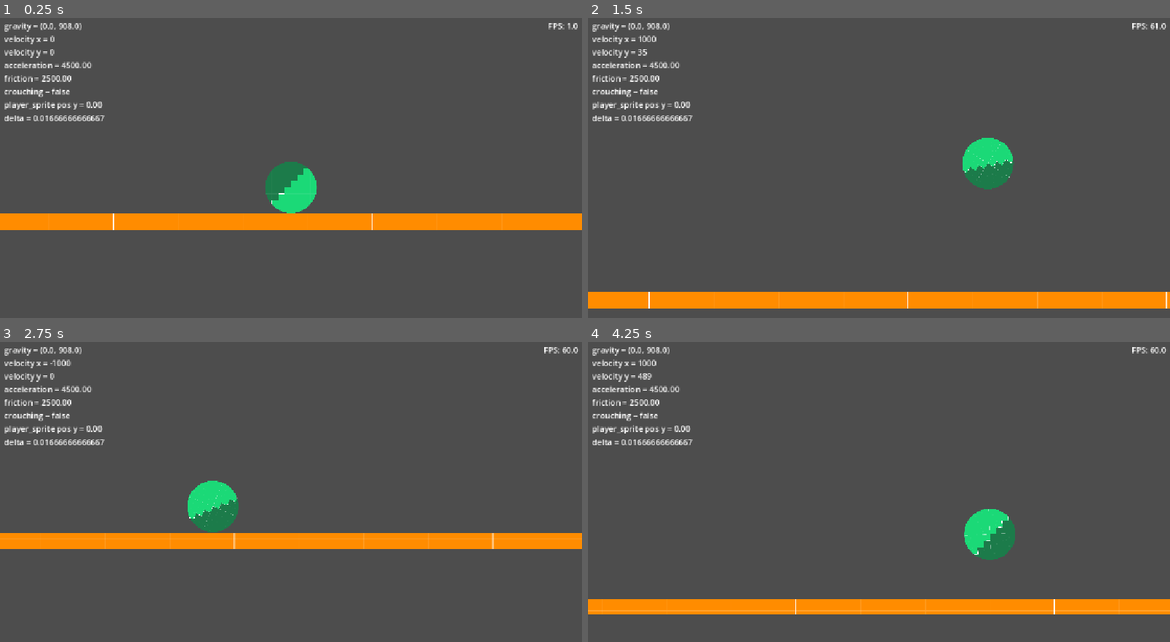
Above: before the commit, frames 1-4 (two rows, left to right).
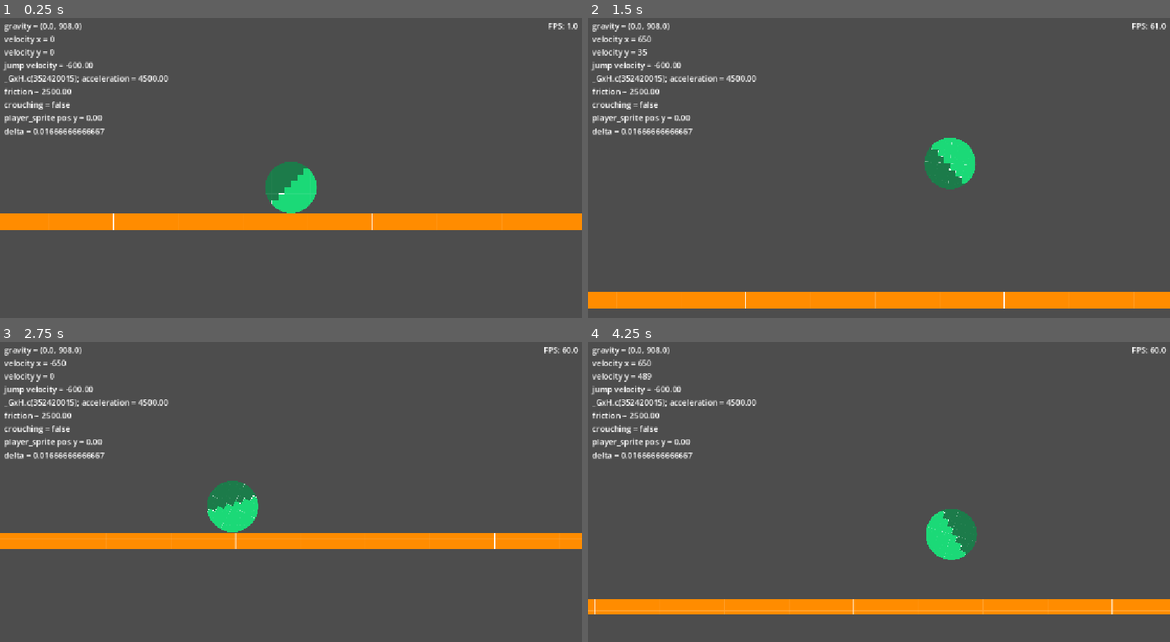
Above: after the commit, the same moments.

Repository: mitchglitchisdabestg/Haven-game
Game: Godot game, scene res://Scenes/basic_world.tscn
Two runs of this game, one before a commit and one after it. Both use one fixed random seed, a clock stepped at 60 frames per second and the inputs below.
Inputs:
- Up to frame 1 (0.25 s): no input
- Up to frame 2 (1.5 s): hold D (right) from 0.53 s (still down); tap Ctrl (crouch) at 0.6 s; tap Space (jump) at 0.77, 1.07 s; tap Shift (sprint, bound only after the commit) at 0.8, 1.35 s
- Up to frame 3 (2.75 s): tap Space (jump) at 1.52, 1.55, 1.82, 2.1 s; release D (right) at 2.03 s; hold A (left) from 2.03 s (still down); tap Ctrl (crouch) at 2.3 s
- Up to frame 4 (4.25 s): release A (left) at 2.78 s; hold D (right) from 2.78 s (still down); tap Ctrl (crouch) at 2.85 s; tap Space (jump) at 3.02, 3.32, 3.77, 3.8, 4.07 s; tap Shift (sprint, bound only after the commit) at 3.05, 3.6 s

The runs differ from the first frame. In frame 1, 1.5% of the frame differs, in the area x 0-29%, y 14-39%; in frame 2, 3.6%; in frame 3, 3.3%; in frame 4, 3.8%, in the area x 0-91%, y 5-91%.

Commit message:
upgrade to 4.7

Diff:
--- a/Scripts/player.gd
+++ b/Scripts/player.gd
@@ -1,11 +1,14 @@
 extends CharacterBody2D
 
 
-const SPEED: float = 1000.0
+var speed: float = 650.0
 @export var acceleration: float = 800.0
 @export var friction: float = 1000.0
-const JUMP_VELOCITY: float = -600.0
+var jump_velocity: float = -600.0
 const CHARGED_JUMP_MULT: float = 1.3
+var sprint_speed_mult: float = 1.02
+var max_speed: float = 1800.0
+var min_speed: float = 650.0
 
 @export var gravity: Vector2 = Vector2(0.0, Constants.Gravity.EARTH)
 
@@ -13,6 +16,8 @@
 @onready var player_sprite: Sprite2D = $sprite_parent/circle_mask
 
 @onready var ball_radius: float = $CollisionShape2D.shape.radius
+
+var sprinting: bool = false
 
 var crouching: bool = false
 var crouching_sprite_scale_y: float = 0.1
@@ -31,6 +36,14 @@
 	if Input.is_action_just_released("crouch"):
 		crouching = false
 		crouch_anim()
+
+	if Input.is_action_just_pressed("sprint"):
+		sprinting = true
+		#crouch_anim()
+
+	if Input.is_action_just_released("sprint"):
+		sprinting = false
+		#crouch_anim()
 
 
 func crouch_anim() -> void:
@@ -53,17 +66,23 @@
 	# Handle jump.
 	if Input.is_action_just_pressed("jump") and is_on_floor():
 		if crouching:
-			velocity.y = JUMP_VELOCITY * CHARGED_JUMP_MULT #if holding crouch and jump do charged
+			velocity.y = jump_velocity * CHARGED_JUMP_MULT #if holding crouch and jump do charged
 			crouching = false
 			crouch_anim()
 			return
-		velocity.y = JUMP_VELOCITY
+		velocity.y = jump_velocity
 
+	if sprinting and is_on_floor():
+		speed = clampf(speed * sprint_speed_mult, min_speed, max_speed)
+		jump_velocity = -clampf(speed * sprint_speed_mult, min_speed, max_speed) * 0.3
+	else:
+		speed = min_speed
+		jump_velocity = -600.0
 	# Get the input direction and handle the movement/deceleration.
 	# As good practice, you should replace UI actions with custom gameplay actions.
 	var direction := Input.get_axis("left", "right")
 	if direction:
-		velocity.x = move_toward(velocity.x, direction * SPEED, acceleration * delta)
+		velocity.x = move_toward(velocity.x, direction * speed, acceleration * delta)
 		#if direction > 0.1: player_sprite.flip_h = true
 		#else: player_sprite.flip_h = false
 	else:
--- a/Scripts/player_ui.gd
+++ b/Scripts/player_ui.gd
@@ -12,12 +12,14 @@
 	d_velocity.text = "gravity = %s
 	velocity x = %d
 	velocity y = %d
+	jump velocity = %.2f
 	acceleration = %.2f
 	friction = %.2f
 	crouching = %s
 	player_sprite pos y = %.2f" %                                               \
 	[str(player_parent.gravity),                                                \
 	player_parent.velocity.x, player_parent.velocity.y,                         \
+	player_parent.jump_velocity,                                                \
 	player_parent.acceleration, player_parent.friction,                         \
 	str(player_parent.crouching), player_parent.player_sprite.position.y]
 
--- a/project.godot
+++ b/project.godot
@@ -8,11 +8,15 @@
 
 config_version=5
 
+[animation]
+
+compatibility/default_parent_skeleton_in_mesh_instance_3d=true
+
 [application]
 
 config/name="Haven Game"
 run/main_scene="uid://dnjc7jbpfdh2a"
-config/features=PackedStringArray("4.5", "GL Compatibility")
+config/features=PackedStringArray("4.7", "GL Compatibility")
 config/icon="res://icon.svg"
 
 [autoload]
@@ -57,6 +61,11 @@
 "events": [Object(InputEventKey,"resource_local_to_scene":false,"resource_name":"","device":-1,"window_id":0,"alt_press …(195 unchanged characters)…
 ]
 }
+sprint={
+"deadzone": 0.2,
+"events": [Object(InputEventKey,"resource_local_to_scene":false,"resource_name":"","device":-1,"window_id":0,"alt_pressed":false,"shift_pressed":false,"ctrl_pressed":false,"meta_pressed":false,"pressed":false,"keycode":0,"physical_keycode":4194325,"key_label":0,"unicode":0,"location":0,"echo":false,"script":null)
+]
+}
 
 [physics]
 
